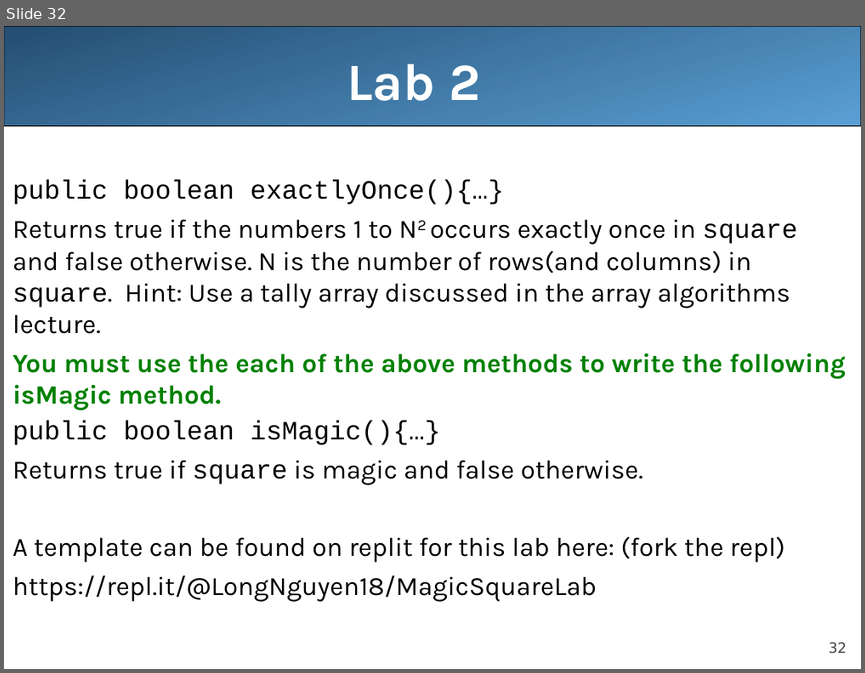
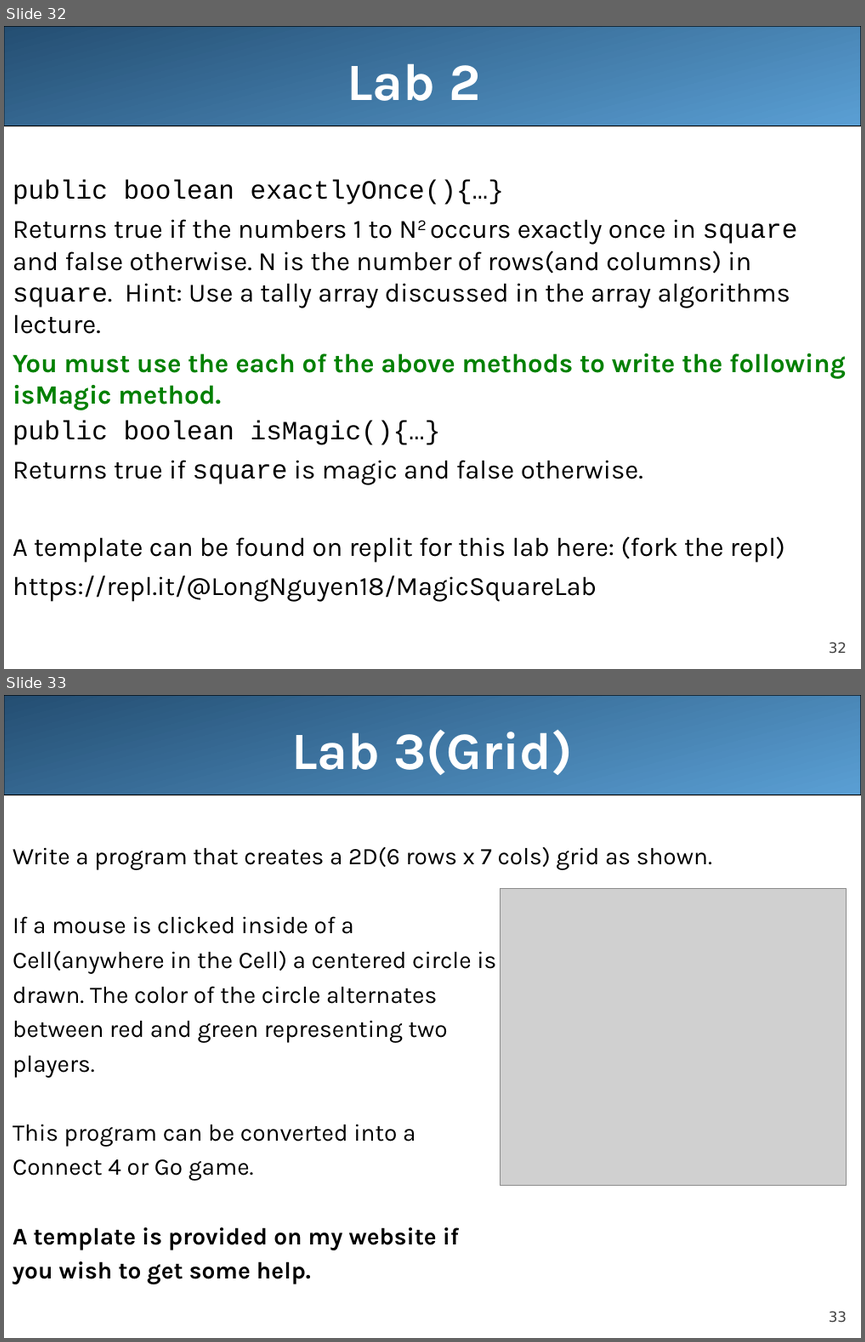
Before and after one commit to LongBaoNguyen/longbaonguyen.github.io, a slide deck: courses/apcsa/lecture20.ppt. Shown one above the other, each under a label of ours: slide 32 before the commit, slides 32 and 33 after it. The pictures are 865x673 and 865x1342 pixels, drawn with LibreOffice and Linux fonts; fonts in the diff are those of the drawing; grey boxes stand for pictures. Boxes give left, top, right and bottom in pixels: in the first picture for what was removed or moved away, otherwise in the second. Text is boxed around its words. In the diff, an @@ line names an element or a change of style, - is before the commit and + after.

```diff
--- a/courses/apcsa/lecture20.ppt
+++ b/courses/apcsa/lecture20.ppt
@@ slide 33 added at box(4, 695, 861, 1338), background #FFFFFF; not listed: 2 template elements that a slide beside it also shows @@
@@ title added at box(291, 730, 573, 775), 44 pt, text #FFFFFF, bold @@
+Lab 3(Grid)
@@ text added at box(12, 846, 712, 1284), 20 pt, text #000000 @@
+Write a program that creates a 2D(6 rows x 7 cols) grid as shown.
+If a mouse is clicked inside of a
+Cell(anywhere in the Cell) a centered circle is
+drawn. The color of the circle alternates
+between red and green representing two
+players.
+This program can be converted into a
+Connect 4 or Go game.
+A template is provided on my website if
+you wish to get some help.
@@ picture added at box(500, 888, 846, 1185) @@
```
Also in this commit, not shown: 7 other files.
